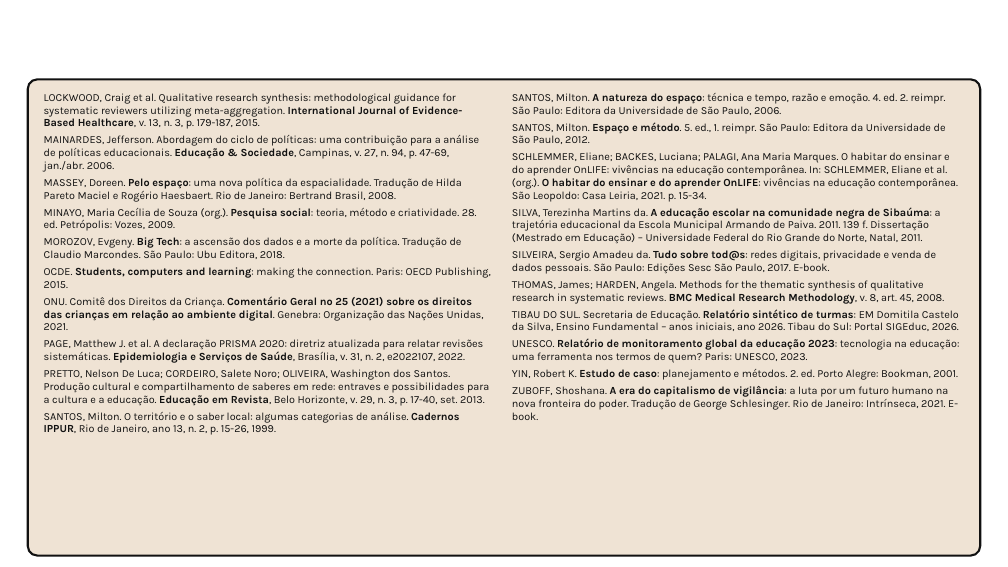
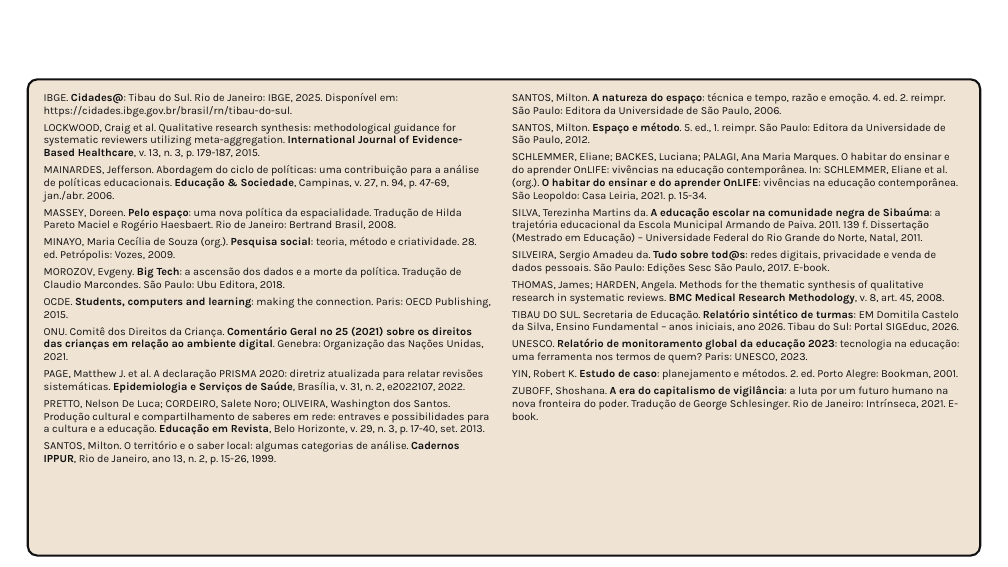
Before and after one commit to yzynya-beep/Tese, a slide deck: slide 32 of apresentacao_qualificacao/Qualificacao_PNED_Pipa.pptx. Drawn at 1008x567 pixels with LibreOffice and Linux fonts; fonts in the diff are those of the drawing; background and template pictures are left out. Boxes give left, top, right and bottom in pixels: in the first picture for what was removed or moved away, otherwise in the second. Text is boxed around its words. In the diff, an @@ line names an element or a change of style, - is before the commit and + after.

```diff
--- a/apresentacao_qualificacao/Qualificacao_PNED_Pipa.pptx
+++ b/apresentacao_qualificacao/Qualificacao_PNED_Pipa.pptx
@@ text at [44,93,398,117]: paragraph added @@
+IBGE. Cidades@: Tibau do Sul. Rio de Janeiro: IBGE, 2025. Disponível em: https://cidades.ibge.gov.br/brasil/rn/tibau-do-sul.
```
Also in this commit, not shown: 2 other slides changed, 4 other files.
